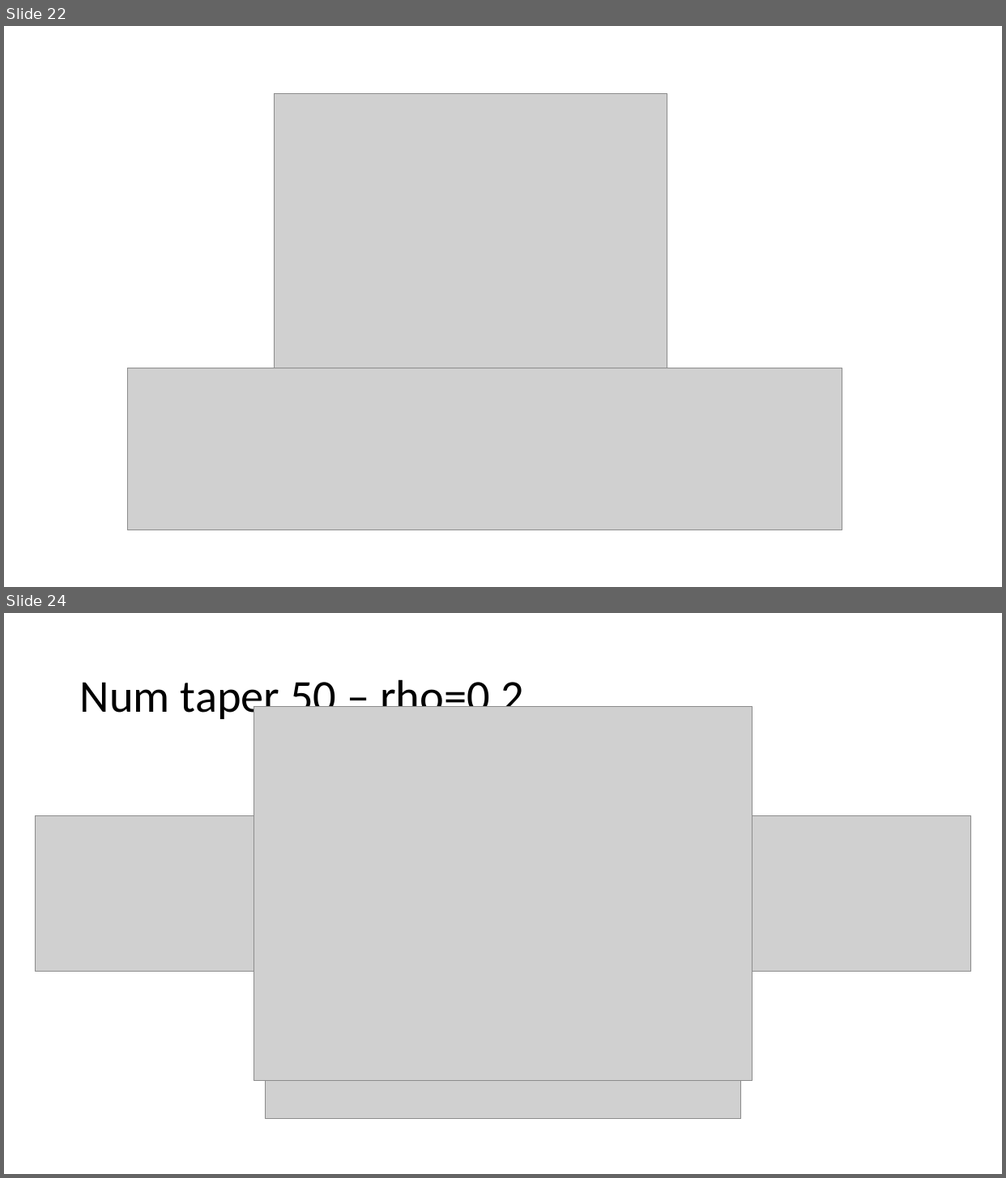
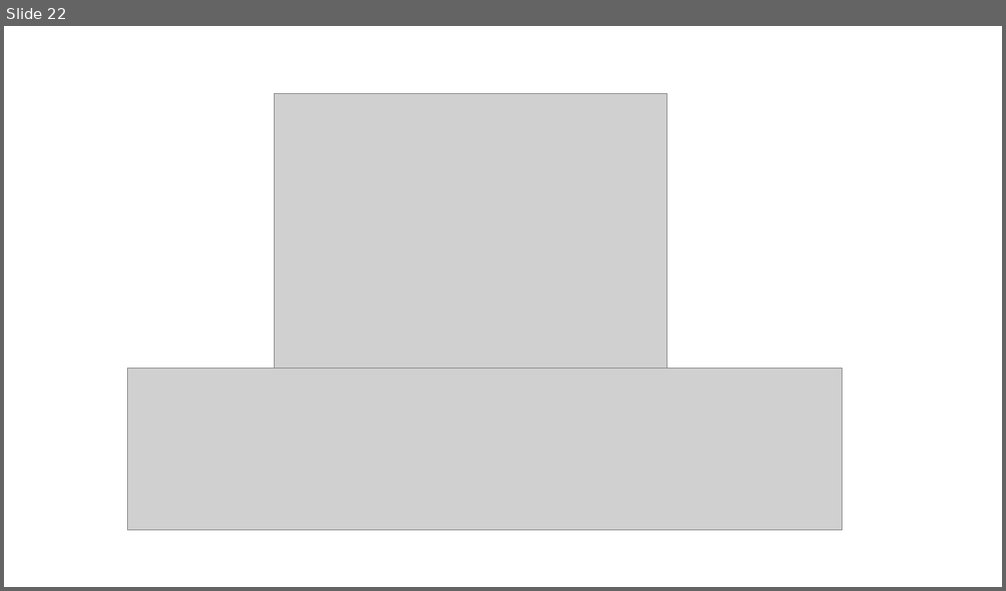
Before and after one commit to reza-sf9/FOOOF, a slide deck: Report/rep_11_4_21.pptx. Shown one above the other, each under a label of ours: slides 22 and 24 before the commit, slide 22 after it; the slides between them are not shown. The pictures are 1006x1178 and 1006x591 pixels, drawn with LibreOffice and Linux fonts; fonts in the diff are those of the drawing; grey boxes stand for pictures. Boxes give left, top, right and bottom in pixels: in the first picture for what was removed or moved away, otherwise in the second. Text is boxed around its words. In the diff, an @@ line names an element or a change of style, - is before the commit and + after.

```diff
--- a/Report/rep_11_4_21.pptx
+++ b/Report/rep_11_4_21.pptx
@@ slide 24 removed at box(4, 613, 1002, 1174), background #FFFFFF @@
@@ title removed at box(80, 673, 525, 722) @@
-Num taper 50 – rho=0.2
@@ picture removed at box(253, 707, 752, 1081) @@
@@ picture removed at box(266, 763, 740, 1119) @@
@@ picture removed at box(36, 815, 971, 972) @@
```
Also in this commit, not shown: 1 slide changed.
